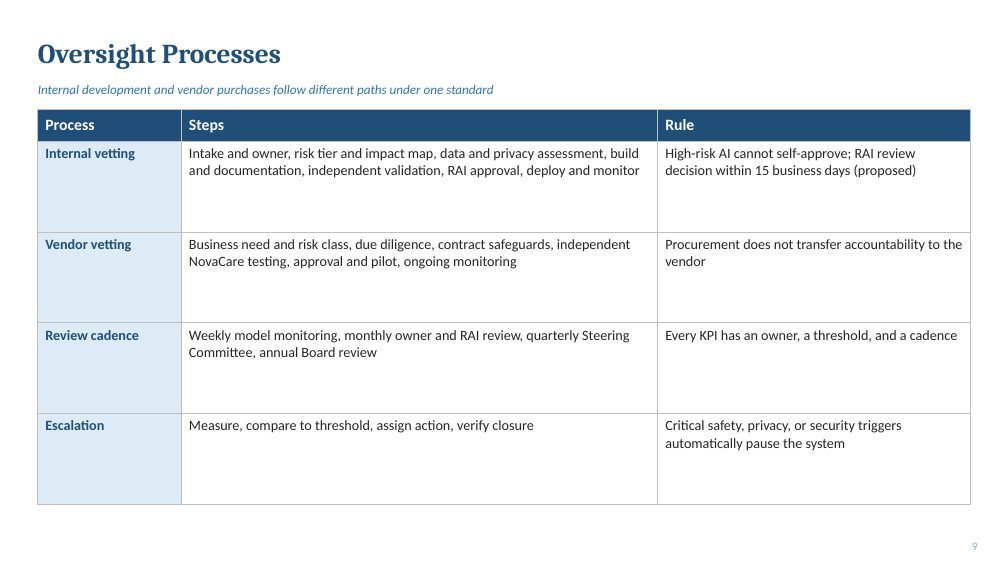
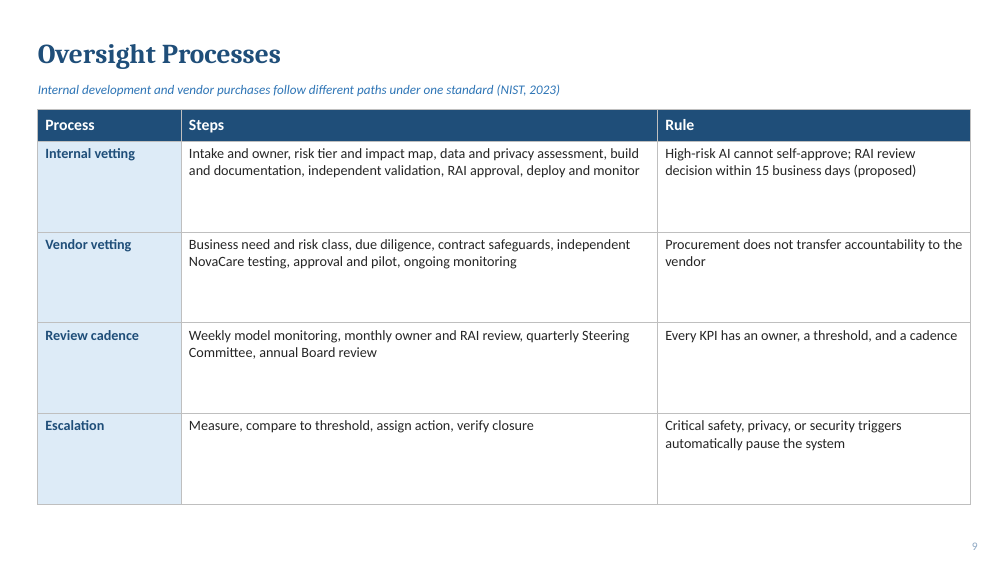
Before and after one commit to arshi-khan1203/arshi-khan1203.github.io, a slide deck: slide 9 of decks/6.5_Final_RAI_Framework.pptx. Drawn at 1008x567 pixels with LibreOffice and Linux fonts; fonts in the diff are those of the drawing. Boxes give left, top, right and bottom in pixels: in the first picture for what was removed or moved away, otherwise in the second. Text is boxed around its words. In the diff, an @@ line names an element or a change of style, - is before the commit and + after.

```diff
--- a/decks/6.5_Final_RAI_Framework.pptx
+++ b/decks/6.5_Final_RAI_Framework.pptx
@@ text at (x1=38, y1=85, x2=560, y2=96): text changed @@
-Internal development and vendor purchases follow different paths under one standard
+Internal development and vendor purchases follow different paths under one standard (NIST, 2023)
```
Also in this commit, not shown: 18 other slides changed, 1 other file.
